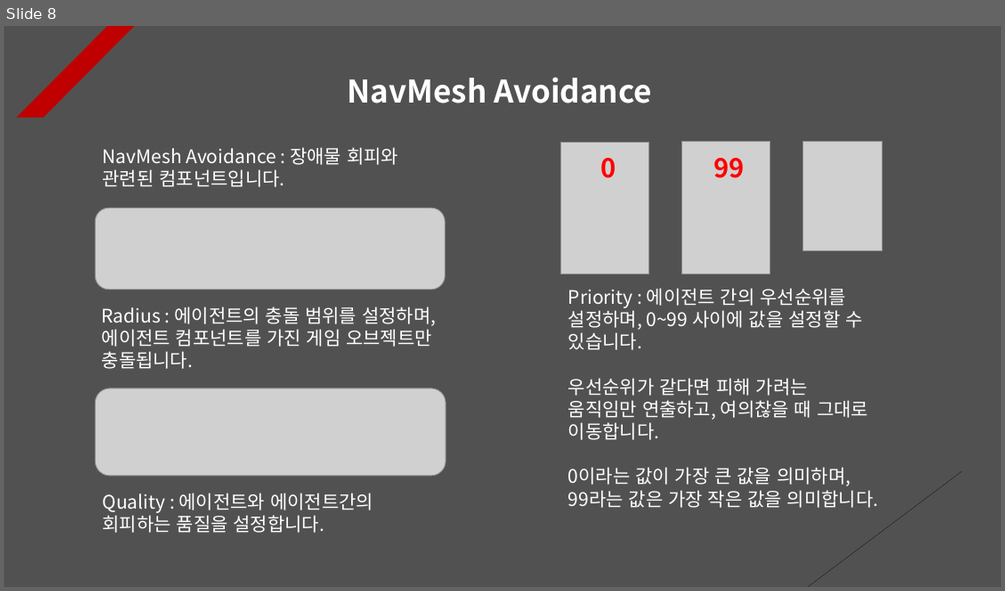
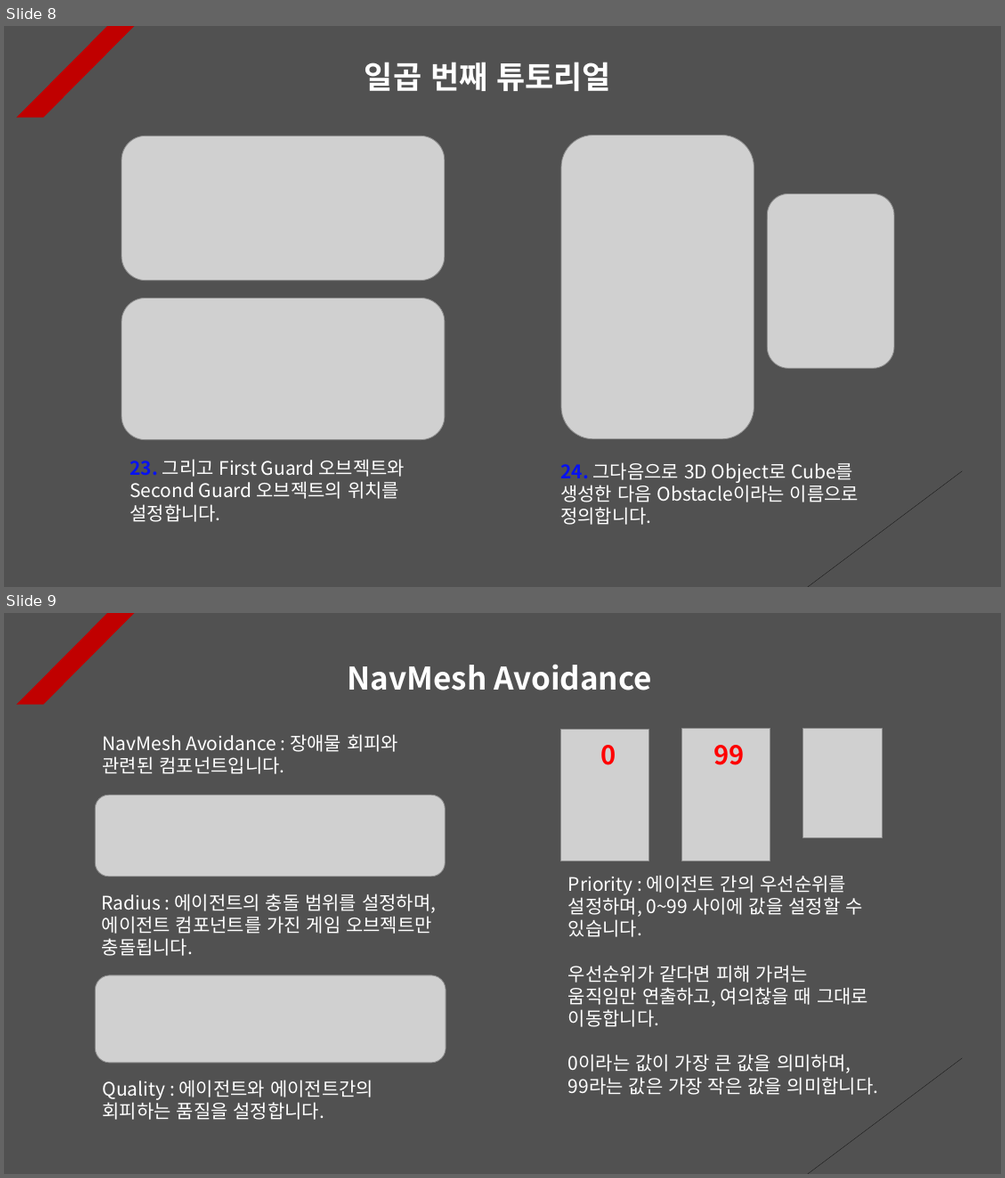
Before and after one commit to Unity2033/3D-UnityEngine, a slide deck: Assets/Class/NavMesh Obstacle/PPT Data/NavMesh Obstacle Example.pptx. Shown one above the other, each under a label of ours: slide 8 before the commit, slides 8 and 9 after it. The pictures are 1005x591 and 1005x1178 pixels, drawn with LibreOffice and Linux fonts; fonts in the diff are those of the drawing; grey boxes stand for pictures. Boxes give left, top, right and bottom in pixels: in the first picture for what was removed or moved away, otherwise in the second. Text is boxed around its words. In the diff, an @@ line names an element or a change of style, - is before the commit and + after.

```diff
--- a/Assets/Class/NavMesh Obstacle/PPT Data/NavMesh Obstacle Example.pptx
+++ b/Assets/Class/NavMesh Obstacle/PPT Data/NavMesh Obstacle Example.pptx
@@ slide 8 added at (x1=4, y1=26, x2=1001, y2=587), background #515151; not listed: 2 template elements that a slide beside it also shows @@
@@ text added at (x1=364, y1=62, x2=611, y2=91), 30 pt, text #FFFFFF, bold @@
+일곱 번째 튜토리얼
@@ picture added at (x1=121, y1=136, x2=445, y2=281) @@
@@ picture added at (x1=561, y1=135, x2=754, y2=439) @@
@@ picture added at (x1=768, y1=193, x2=895, y2=368) @@
@@ picture added at (x1=121, y1=298, x2=445, y2=440) @@
@@ text added at (x1=129, y1=459, x2=405, y2=522), 18 pt, text #FFFFFF @@
+23. 그리고 First Guard 오브젝트와 Second Guard 오브젝트의 위치를 설정합니다.
@@ text added at (x1=560, y1=462, x2=858, y2=524), 18 pt, text #FFFFFF @@
+24. 그다음으로 3D Object로 Cube를 생성한 다음 Obstacle이라는 이름으로 정의합니다.
@@ what was slide 8 is now slide 9 @@
```
Also in this commit, not shown: 8 slides changed, 1 other slide added, 1 slide removed, 4 other files.
